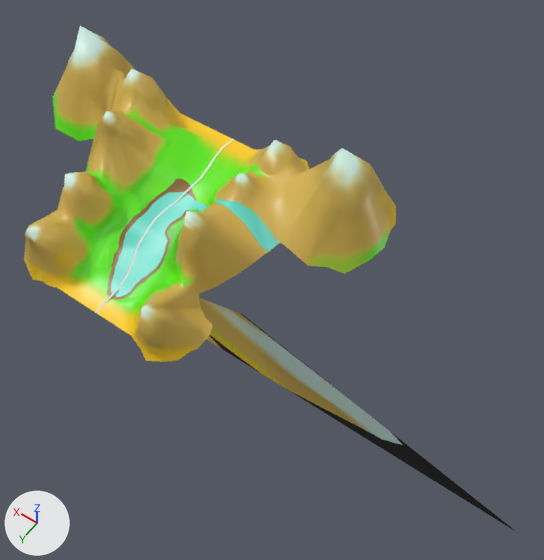
Renders of the FBX model Assets/Models/World/snow/L_Mounts.fbx from each side of a commit.
Camera for both pictures: a 50 mm lens placed at (-0.86, 1.05, 2.2), pointed at (-0.16, 0.06, 0.64). Arrows for +X, +Y and +Z are at lower left; the lights stay in place. Where no turn or scale is listed for an object, it has been applied to the vertices.

Objects in the first picture: 'LocMount', 'Obj'.
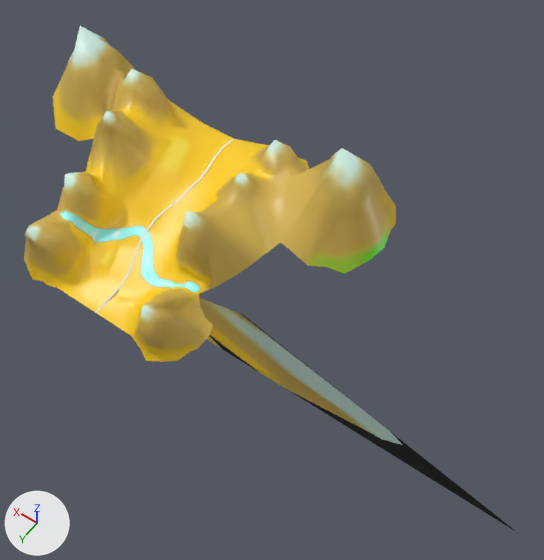
What differs and where, as boxes [x1, y1, x2, y2] in the pictures (544 x 560 px; the box of a moved part takes in the faces that stretch with it):
'LocMount', surface changed, reshaped: [24, 26, 396, 362] in both
'Obj', surface changed: [199, 298, 270, 374] in both
part 1 of me_окружность_002, moved or reshaped: before [81, 26, 270, 305]; after [81, 26, 271, 305]

What the commit changed:
Picture 'T_L_MountB3.png' (img_t_l_mountb3_png) is new.
Picture 'T_L_MountB2.png' (img_t_l_mountb2_png) is new.
Picture 'T_L_MountB1.png' (img_t_l_mountb1_png) is new.
Material '1' (mat_1) changes its picture from img_t_l_mount1_png to img_t_l_mountb1_png.
Material '2' (mat_2) changes its picture from img_t_l_mount2_png to img_t_l_mountb2_png.
Material '3' (mat_3) changes its picture from img_t_l_mount3_png to img_t_l_mountb3_png.
me_окружность_002 is used by ob_locmount; location (-0.331, 0.0, 0.0).
me_окружность_002 had 588 vertices, 671 faces and spanned x -0.128..0.818, y -0.055..0.523, z 0.852..1.215.
me_окружность_002 now has 567 vertices, 652 faces and spans x -0.128..0.818, y -0.055..0.523, z 0.852..1.215.
Part 1, on me_окружность_002:
30 vertices are removed from x 0.235..0.619, y -0.015..0.403, z 0.908..1.137.
62 faces are deleted.
13 vertices move from x 0.143..0.344, y 0.173..0.424, z 0.919..0.988 to x 0.142..0.344, y 0.173..0.419, z 0.912..0.981.
9 vertices are added at x 0.321..0.437, y -0.022..0.273, z 0.95..0.988.
32 new faces join them, mat_2 (picture img_t_l_mountb2_png).
4 new faces join them, mat_1 (picture img_t_l_mountb1_png).
7 new faces join them, mat_3 (picture img_t_l_mountb3_png).
